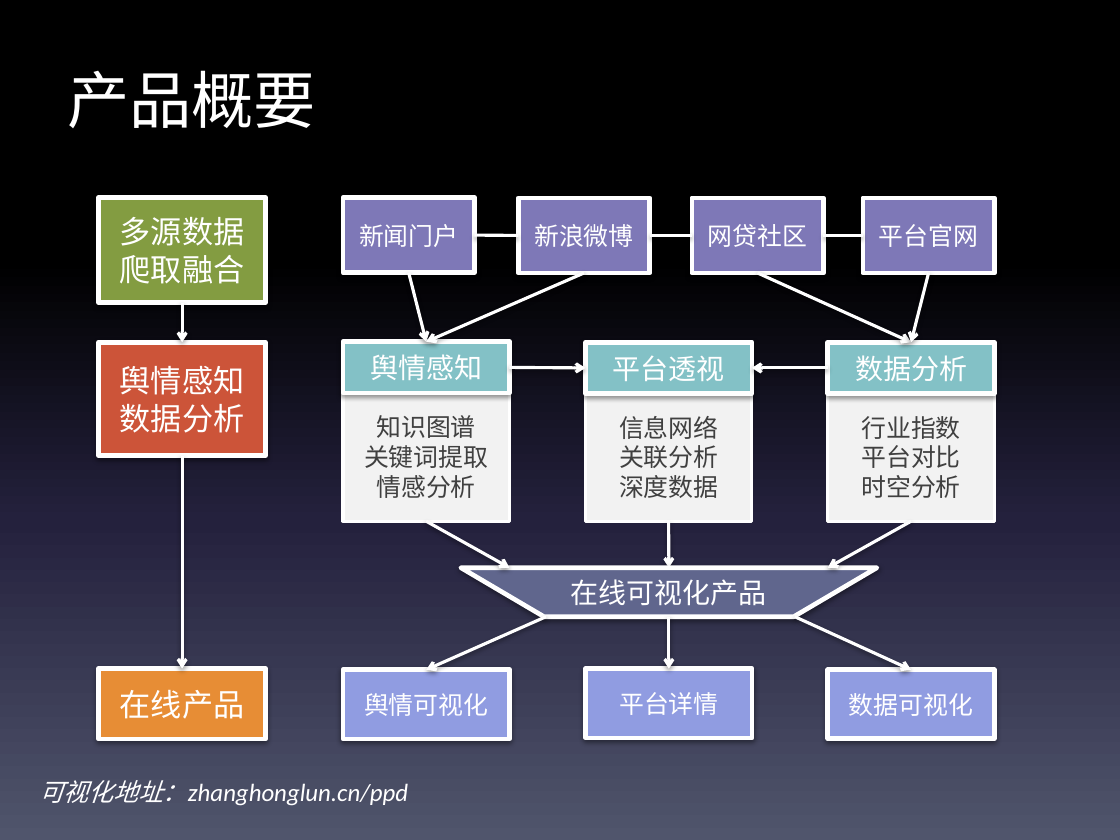
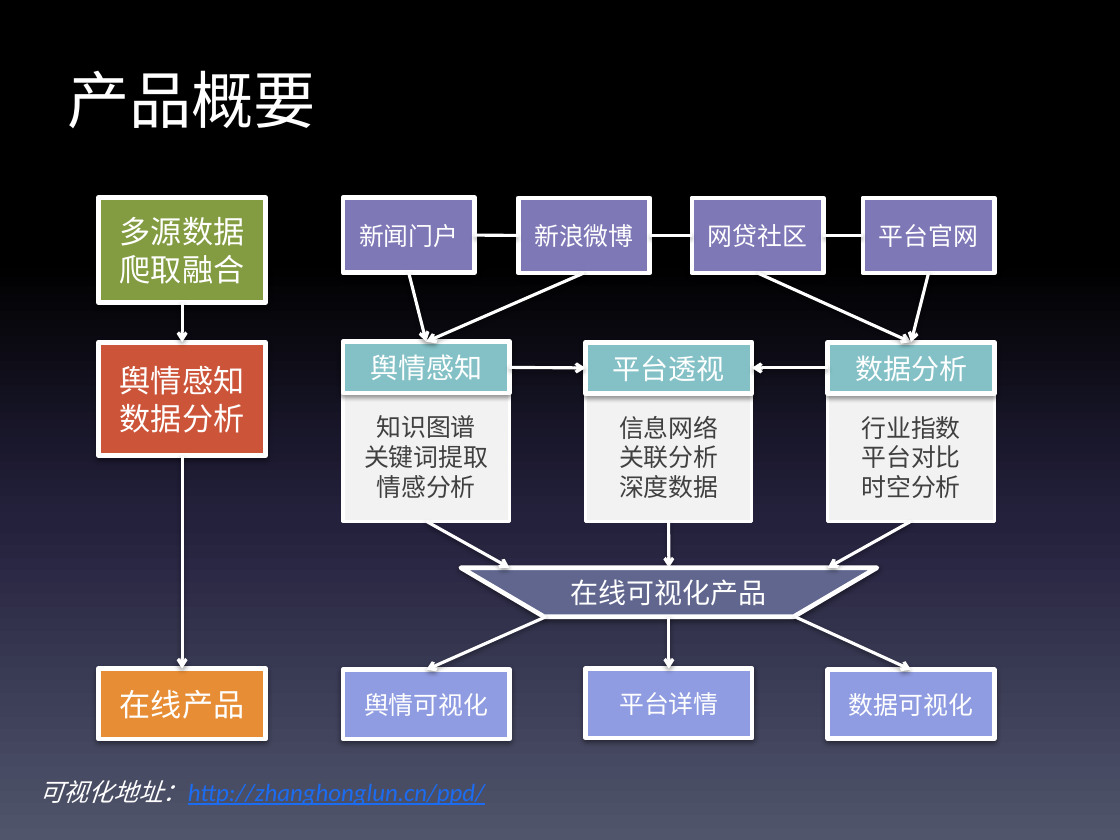
Before and after one commit to miy000/ppd-magic-mirror, a slide deck: slide 2 of ppt/若愚－深入透视P2P网贷平台.pptx. Drawn at 1120x840 pixels with LibreOffice and Linux fonts; fonts in the diff are those of the drawing. Boxes give left, top, right and bottom in pixels: in the first picture for what was removed or moved away, otherwise in the second. Text is boxed around its words. In the diff, an @@ line names an element or a change of style, - is before the commit and + after.

```diff
--- a/ppt/若愚－深入透视P2P网贷平台.pptx
+++ b/ppt/若愚－深入透视P2P网贷平台.pptx
@@ text at [39, 780, 485, 805]: text changed; text colour #FFFFFF to #1C6CF1 @@
-可视化地址：zhanghonglun.cn/ppd
+可视化地址：http://zhanghonglun.cn/ppd/
```
Also in this commit, not shown: 54 other files.
